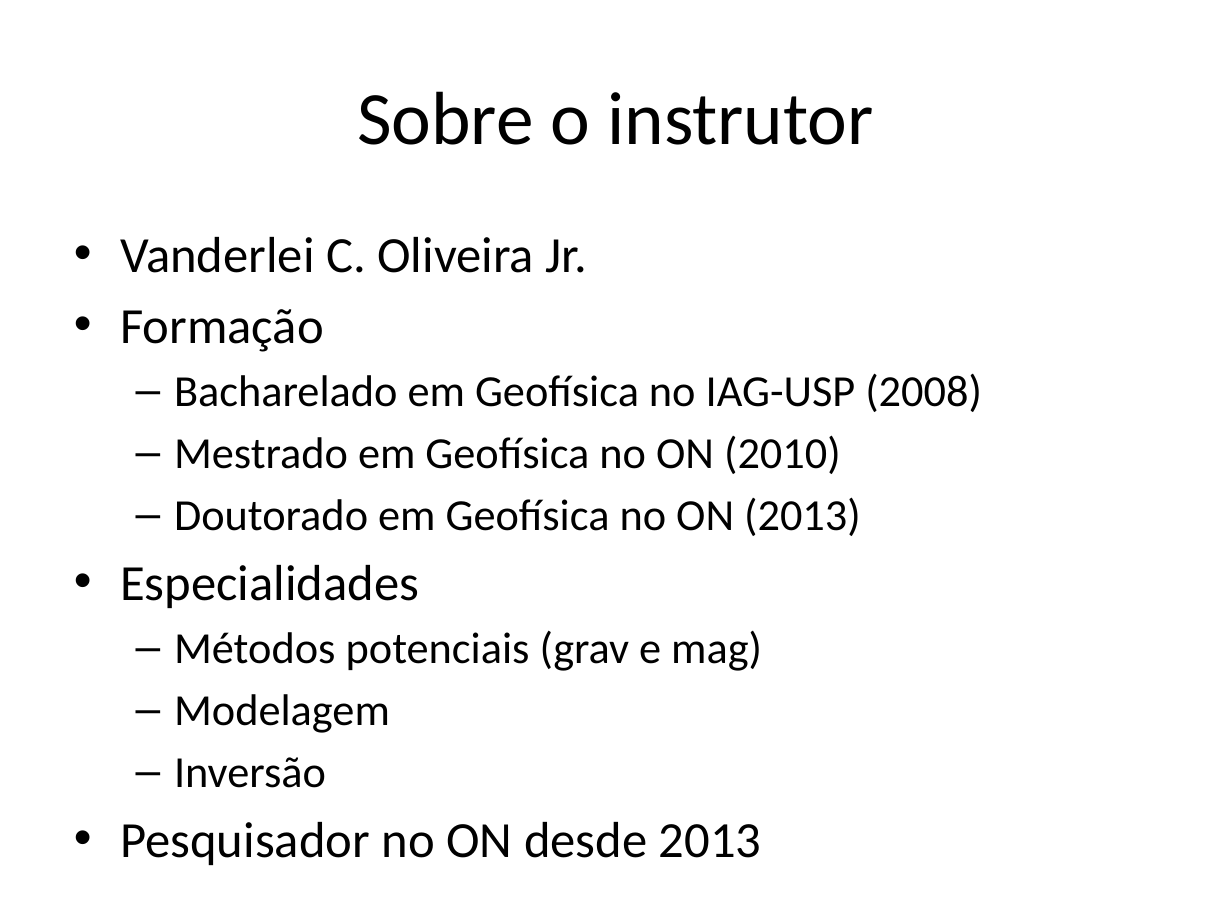
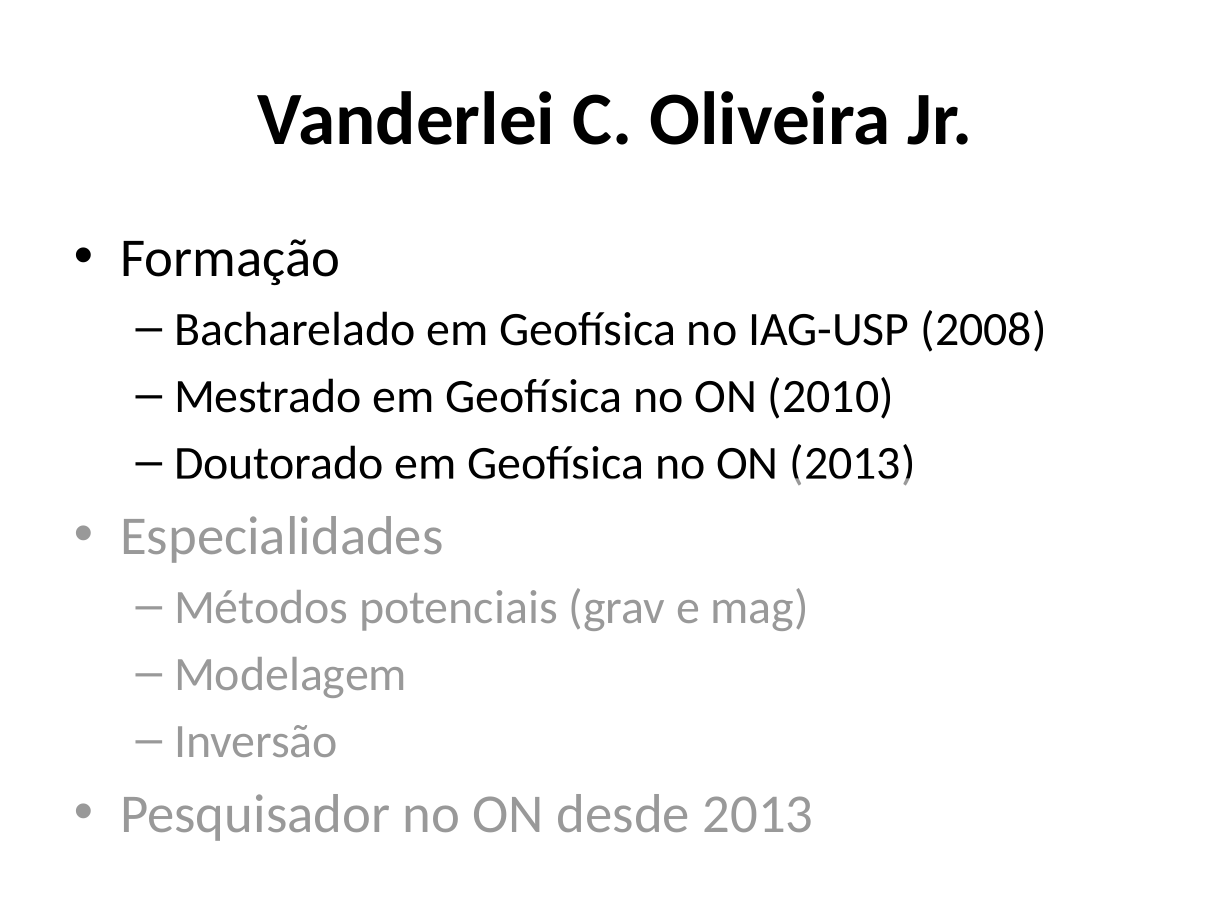
Before and after one commit to pinga-lab/CE-VII-SimBGf-2016, a slide deck: slide 3 of slides/1_apresentacao.pptx (slide 2 before the commit). Drawn at 1232x924 pixels with LibreOffice and Linux fonts; fonts in the diff are those of the drawing. Boxes give left, top, right and bottom in pixels: in the first picture for what was removed or moved away, otherwise in the second. Text is boxed around its words. In the diff, an @@ line names an element or a change of style, - is before the commit and + after.

```diff
--- a/slides/1_apresentacao.pptx
+++ b/slides/1_apresentacao.pptx
@@ title at bbox=[258, 91, 973, 145]: text changed; bold on @@
-Sobre o instrutor
+Vanderlei C. Oliveira Jr.
@@ text "Formação" at bbox=[120, 239, 1047, 841]: size 29.6 to 32 pt in "Formação", "Especialidades", "Pesquisador no ON desde 2013"; size 25.9 to 28 pt in "Bacharelado em Geofísica no IAG-USP (2008)", "Mestrado em Geofísica no ON (2010)", "Doutorado em Geofísica no ON (2013)", "Métodos potenciais (grav e mag)" and 2 more places @@
@@ text at bbox=[120, 237, 587, 273]: paragraph removed @@
-• Vanderlei C. Oliveira Jr.
@@ rectangle added at bbox=[16, 478, 1190, 850], fill #FFFFFF at 60% opacity @@
```
Also in this commit, not shown: 4 other slides changed, 10 slides added, 10 slides removed, 2 other files.
